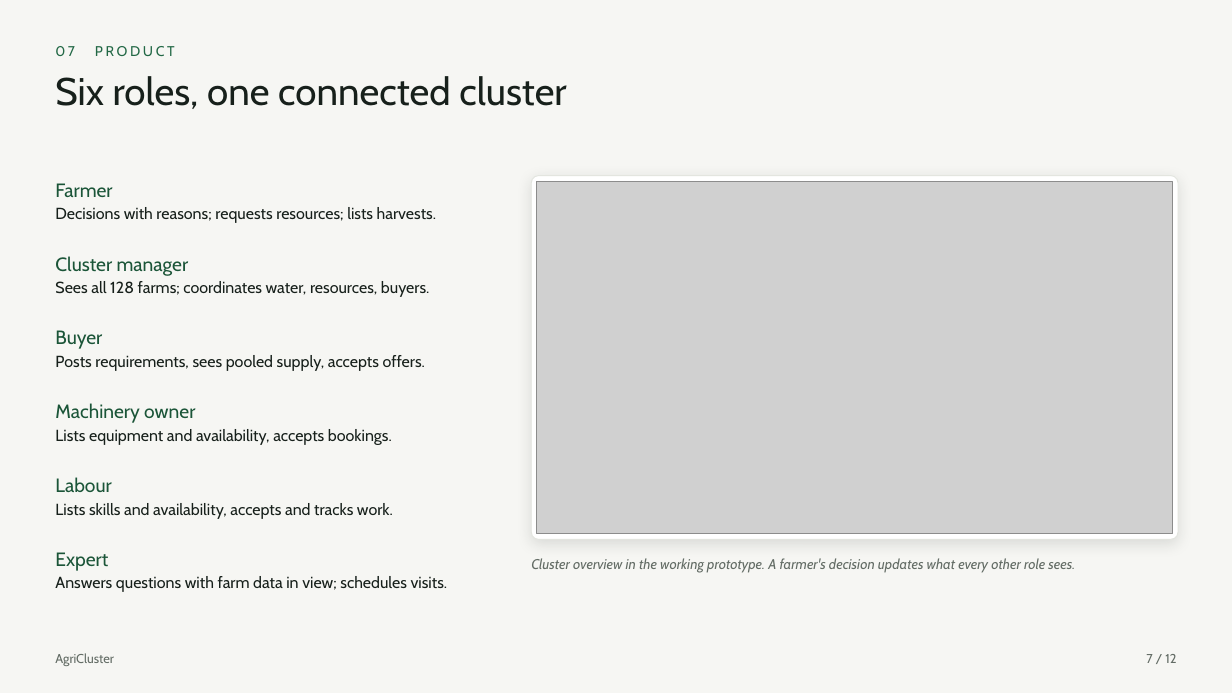
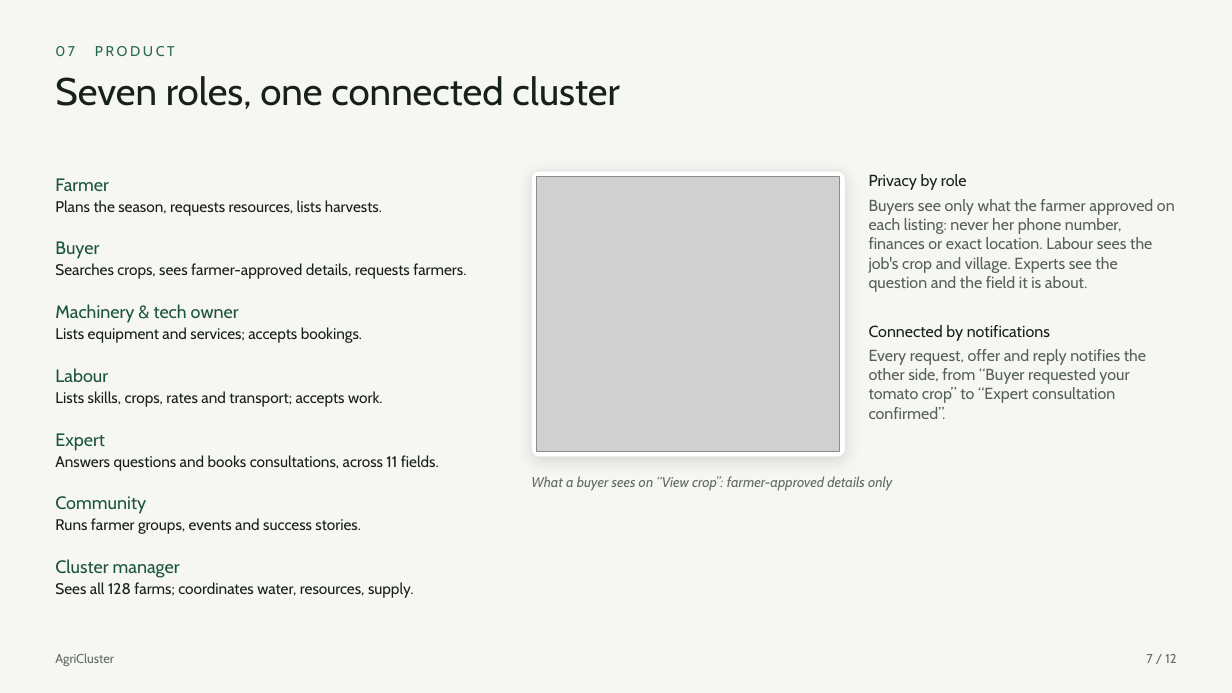
Before and after one commit to spandanamahesh63-hue/Agri_cluster-2, a slide deck: slide 7 of deck/AgriCluster-pitch.pptx. Drawn at 1232x693 pixels with LibreOffice and Linux fonts; fonts in the diff are those of the drawing; grey boxes stand for pictures. Boxes give left, top, right and bottom in pixels: in the first picture for what was removed or moved away, otherwise in the second. Text is boxed around its words. In the diff, an @@ line names an element or a change of style, - is before the commit and + after.

```diff
--- a/deck/AgriCluster-pitch.pptx
+++ b/deck/AgriCluster-pitch.pptx
@@ text at (x1=55, y1=76, x2=620, y2=109): text changed @@
-Six roles, one connected cluster
+Seven roles, one connected cluster
@@ rounded rectangle resized from (x1=531, y1=176, x2=1178, y2=540) to (x1=531, y1=171, x2=846, y2=457) @@
@@ rounded rectangle at (x1=531, y1=171, x2=846, y2=457): proportions changed @@
@@ picture added at (x1=537, y1=177, x2=840, y2=451) @@
@@ text added at (x1=869, y1=174, x2=1175, y2=419), 12.5 pt, text #56615A @@
+Privacy by role
+Buyers see only what the farmer approved on each listing: never her phone number, finances or exact location. Labour sees the job's crop and village. Experts see the question and the field it is about.
+Connected by notifications
+Every request, offer and reply notifies the other side, from “Buyer requested your tomato crop” to “Expert consultation confirmed”.
@@ text at (x1=55, y1=200, x2=382, y2=216): text changed; size 12.5 to 12 pt @@
-Decisions with reasons; requests resources; lists harvests.
+Plans the season, requests resources, lists harvests.
@@ picture removed at (x1=537, y1=181, x2=1173, y2=534) @@
@@ text "Buyer" moved from (x1=55, y1=330, x2=102, y2=349) to (x1=55, y1=241, x2=99, y2=259) @@
@@ text at (x1=55, y1=263, x2=466, y2=279): text changed; size 12.5 to 12 pt @@
-Sees all 128 farms; coordinates water, resources, buyers.
+Searches crops, sees farmer-approved details, requests farmers.
@@ text at (x1=55, y1=327, x2=362, y2=343): text changed; size 12.5 to 12 pt @@
-Posts requirements, sees pooled supply, accepts offers.
+Lists equipment and services; accepts bookings.
@@ text at (x1=55, y1=304, x2=239, y2=323): text changed; size 15 to 14 pt @@
-Machinery owner
+Machinery & tech owner
@@ text "Labour" moved from (x1=55, y1=477, x2=111, y2=492) to (x1=55, y1=368, x2=108, y2=382) @@
@@ text at (x1=55, y1=391, x2=383, y2=407): text changed; size 12.5 to 12 pt @@
-Lists equipment and availability, accepts bookings.
+Lists skills, crops, rates and transport; accepts work.
@@ text "Expert" moved from (x1=55, y1=552, x2=108, y2=571) to (x1=55, y1=433, x2=105, y2=451) @@
@@ text at (x1=55, y1=455, x2=439, y2=471): text changed; size 12.5 to 12 pt @@
-Lists skills and availability, accepts and tracks work.
+Answers questions and books consultations, across 11 fields.
@@ text added at (x1=531, y1=476, x2=892, y2=491), 11 pt, text #636C65, italic @@
+What a buyer sees on “View crop”: farmer-approved details only
@@ text added at (x1=55, y1=496, x2=146, y2=514), 14 pt, text #1B5538 @@
+Community
@@ text at (x1=55, y1=518, x2=361, y2=534): text changed; size 12.5 to 12 pt @@
-Answers questions with farm data in view; schedules visits.
+Runs farmer groups, events and success stories.
@@ size 15 to 14 pt in 5 elements at (x1=55, y1=178, x2=109, y2=191), (x1=55, y1=241, x2=99, y2=259), (x1=55, y1=368, x2=108, y2=382), (x1=55, y1=433, x2=105, y2=451), (x1=55, y1=559, x2=180, y2=578) @@
@@ text "Cluster manager" moved from (x1=55, y1=256, x2=189, y2=275) to (x1=55, y1=559, x2=180, y2=578) @@
@@ text removed at (x1=531, y1=558, x2=1075, y2=573) @@
-Cluster overview in the working prototype. A farmer's decision updates what every other role sees.
@@ text added at (x1=55, y1=582, x2=414, y2=598), 12 pt, text #17201B @@
+Sees all 128 farms; coordinates water, resources, supply.
```
Also in this commit, not shown: 4 other slides changed, 1 slide added, 1 slide removed, 24 other files.
